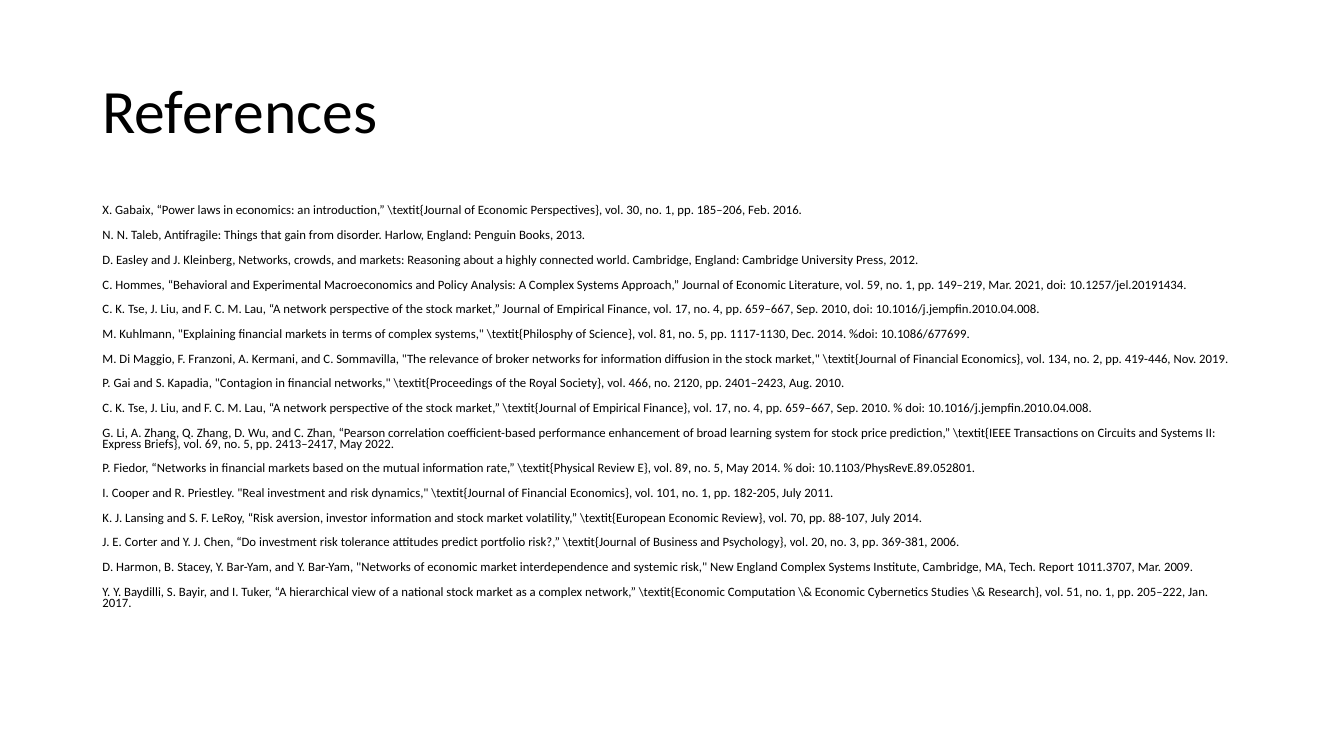
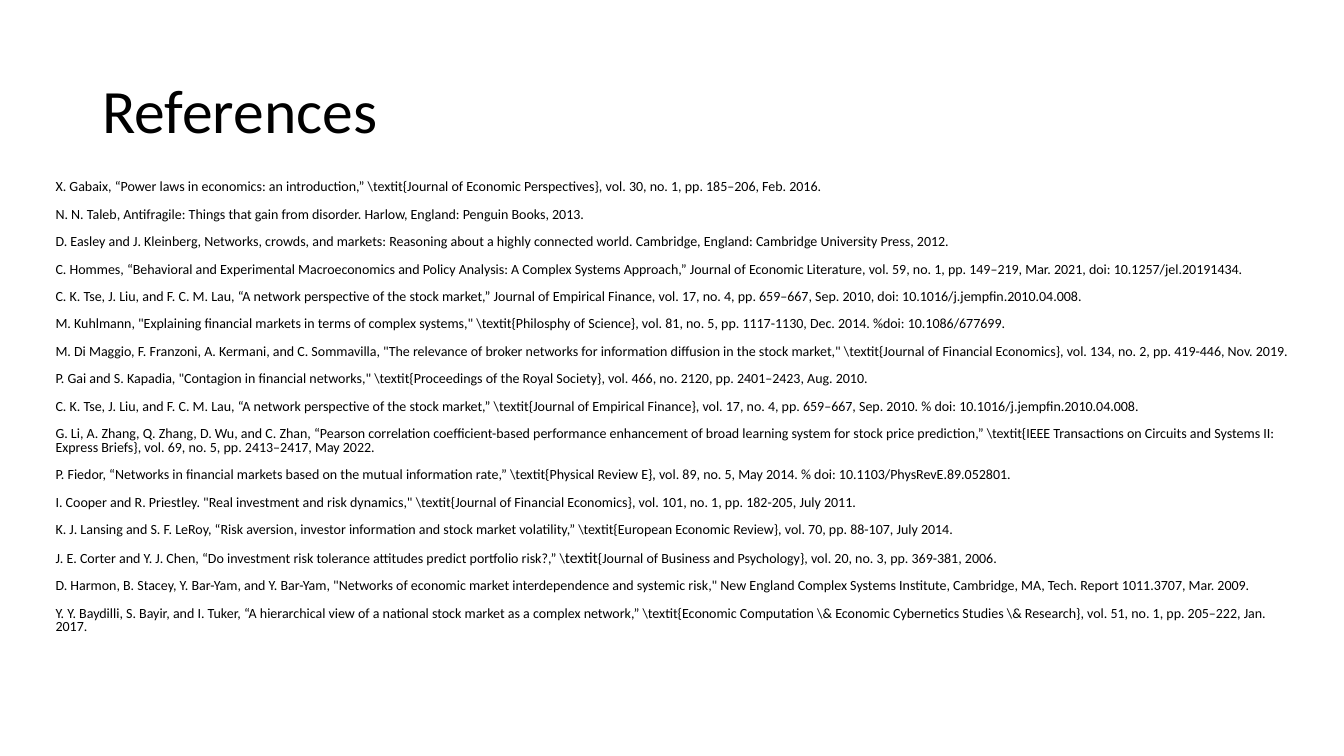
Before and after one commit to rjudy1/ComplexSystemsProject, a slide deck: slide 9 of Project Status Report Final/finalpresentation.pptx (slide 10 before the commit). Drawn at 1344x756 pixels with LibreOffice and Linux fonts; fonts in the diff are those of the drawing; background and template pictures are left out. Boxes give left, top, right and bottom in pixels: in the first picture for what was removed or moved away, otherwise in the second. Text is boxed around its words. In the diff, an @@ line names an element or a change of style, - is before the commit and + after.

```diff
--- a/Project Status Report Final/finalpresentation.pptx
+++ b/Project Status Report Final/finalpresentation.pptx
@@ text "X. Gabaix, “Power laws in ...": place and size @@
-text "X. Gabaix, “Power laws in ..." at [102,204,1228,607]
+text "X. Gabaix, “Power laws in ..." at [56,181,1288,631]
@@ text "X. Gabaix, “Power laws in ..." at [56,181,1288,631]: size 9.1 to 10 pt; size 9.1 to 11 pt in "\textit{Journal"; line spacing 0.7 to 0.8 @@
```
Also in this commit, not shown: 6 other slides changed, 3 slides added, 3 slides removed, 1 other file.
